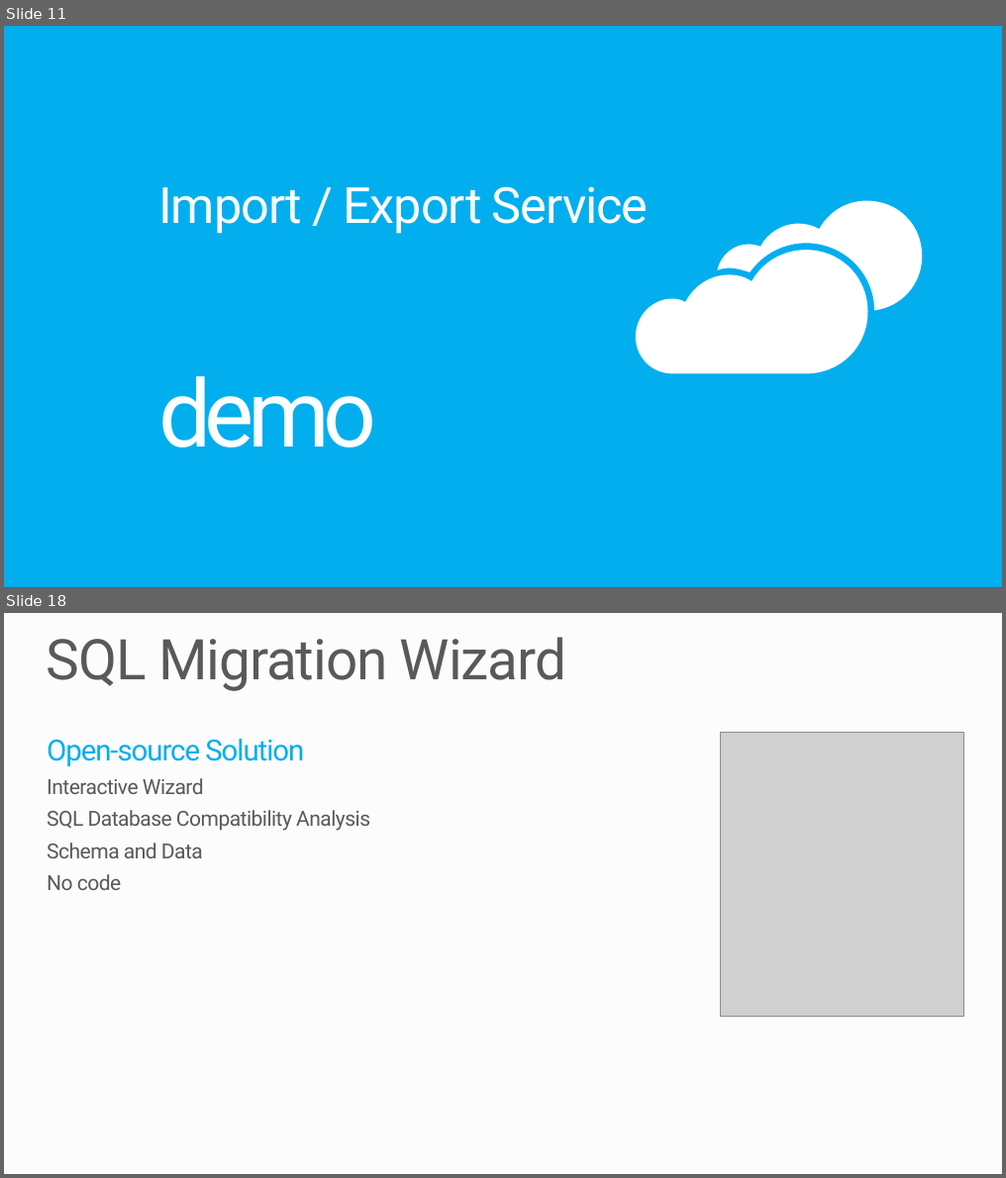
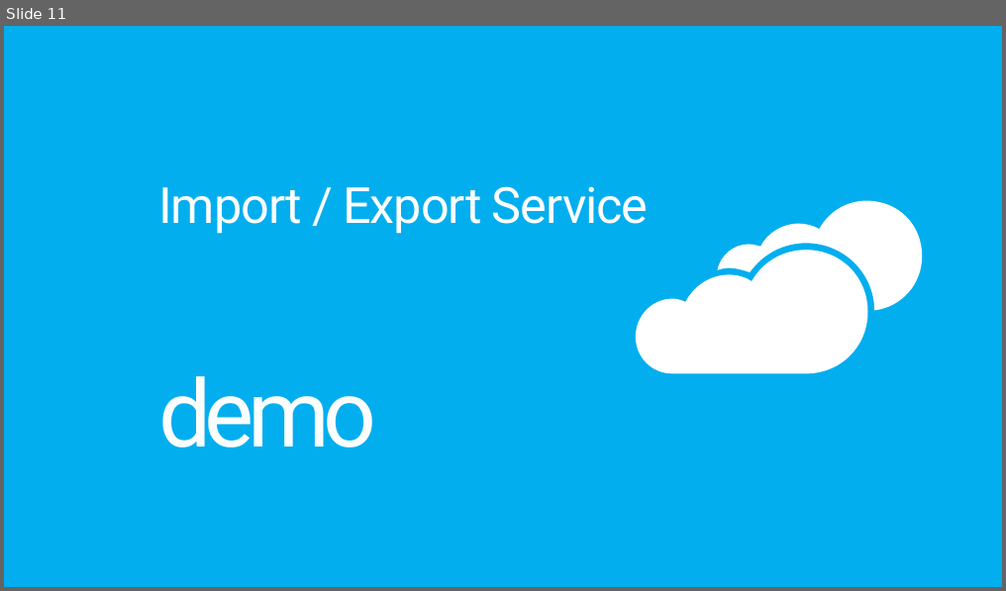
Before and after one commit to tanleittl/PRESENTATION-SQLDatabaseMigration, a slide deck: SQLDatabaseMigration.pptx. Shown one above the other, each under a label of ours: slides 11 and 18 before the commit, slide 11 after it; the slides between them are not shown. The pictures are 1006x1178 and 1006x591 pixels, drawn with LibreOffice and Linux fonts; fonts in the diff are those of the drawing; grey boxes stand for pictures; background and template pictures are left out. Boxes give left, top, right and bottom in pixels: in the first picture for what was removed or moved away, otherwise in the second. Text is boxed around its words. In the diff, an @@ line names an element or a change of style, - is before the commit and + after.

```diff
--- a/SQLDatabaseMigration.pptx
+++ b/SQLDatabaseMigration.pptx
@@ slide 18 removed at box(4, 613, 1002, 1174), background #FCFCFC @@
@@ title removed at box(47, 637, 566, 691) @@
-SQL Migration Wizard
@@ text removed at box(47, 739, 370, 890) @@
-Open-source Solution
-Interactive Wizard
-SQL Database Compatibility Analysis
-Schema and Data
-No code
@@ picture removed at box(720, 733, 963, 1017) @@
```
Also in this commit, not shown: 7 slides changed, 5 slides added, 5 other slides removed.
